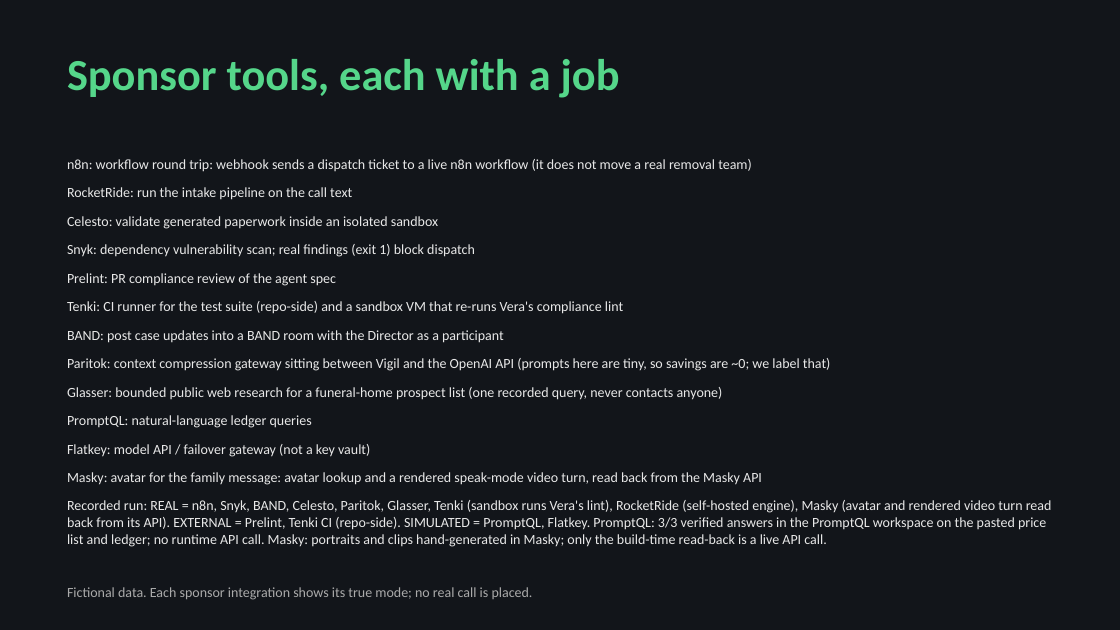
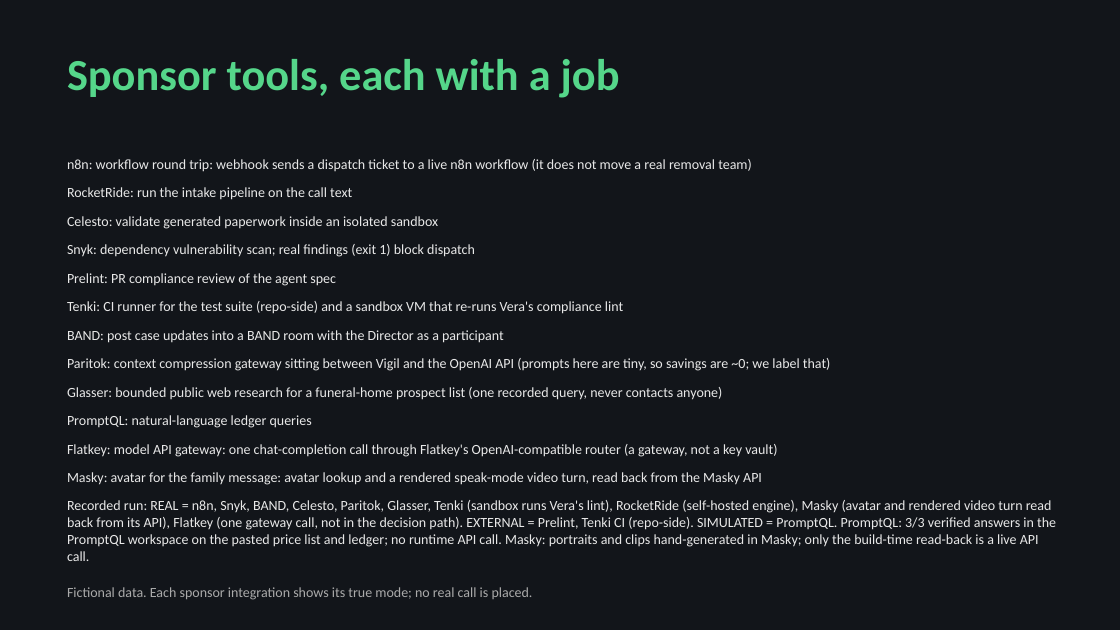
Before and after one commit to donaldc11/vigil-ai-night-staff, a slide deck: slide 5 of Vigil_deck.pptx. Drawn at 1120x630 pixels with LibreOffice and Linux fonts; fonts in the diff are those of the drawing. Boxes give left, top, right and bottom in pixels: in the first picture for what was removed or moved away, otherwise in the second. Text is boxed around its words. In the diff, an @@ line names an element or a change of style, - is before the commit and + after.

Commit message:
Add Flatkey gateway connectivity check

```diff
--- a/Vigil_deck.pptx
+++ b/Vigil_deck.pptx
@@ text at [67,444,777,457]: text changed @@
-Flatkey: model API / failover gateway (not a key vault)
+Flatkey: model API gateway: one chat-completion call through Flatkey's OpenAI-compatible router (a gateway, not a key vault)
@@ text at [67,500,1056,561]: text changed @@
-Recorded run: REAL = n8n, Snyk, BAND, Celesto, Paritok, Glasser, Tenki (sandbox runs Vera's lint), RocketRide (self-hosted engine), Masky (avatar and rendered video turn read back from its API). EXTERNAL = Prelint, Tenki CI (repo-side). SIMULATED = PromptQL, Flatkey. PromptQL: 3/3 verified answers in the PromptQL workspace on the pasted price list and ledger; no runtime API call. Masky: portraits and clips hand-generated in Masky; only the build-time read-back is a live API call.
+Recorded run: REAL = n8n, Snyk, BAND, Celesto, Paritok, Glasser, Tenki (sandbox runs Vera's lint), RocketRide (self-hosted engine), Masky (avatar and rendered video turn read back from its API), Flatkey (one gateway call, not in the decision path). EXTERNAL = Prelint, Tenki CI (repo-side). SIMULATED = PromptQL. PromptQL: 3/3 verified answers in the PromptQL workspace on the pasted price list and ledger; no runtime API call. Masky: portraits and clips hand-generated in Masky; only the build-time read-back is a live API call.
```
Also in this commit, not shown: 1 other slide changed, 12 other files.
